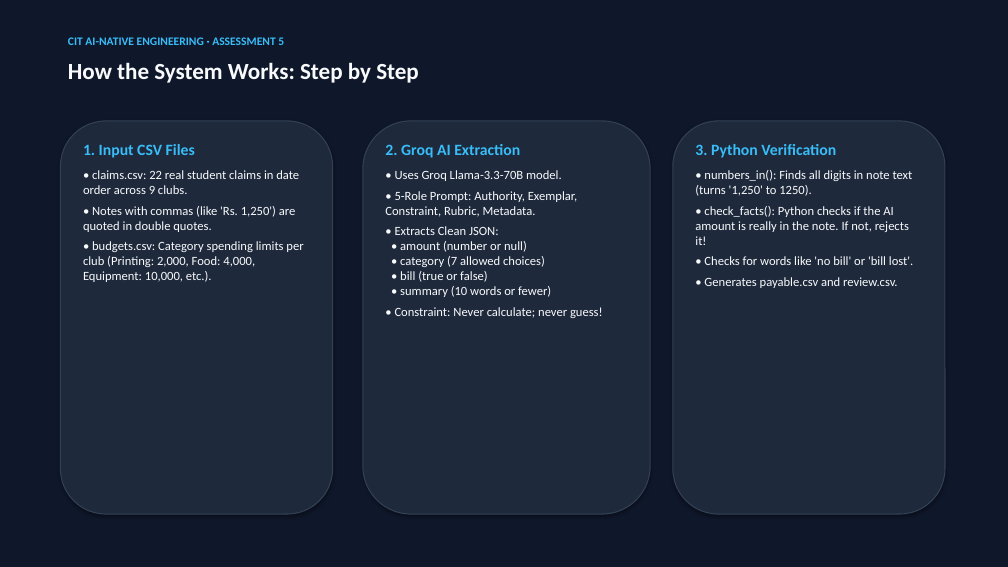
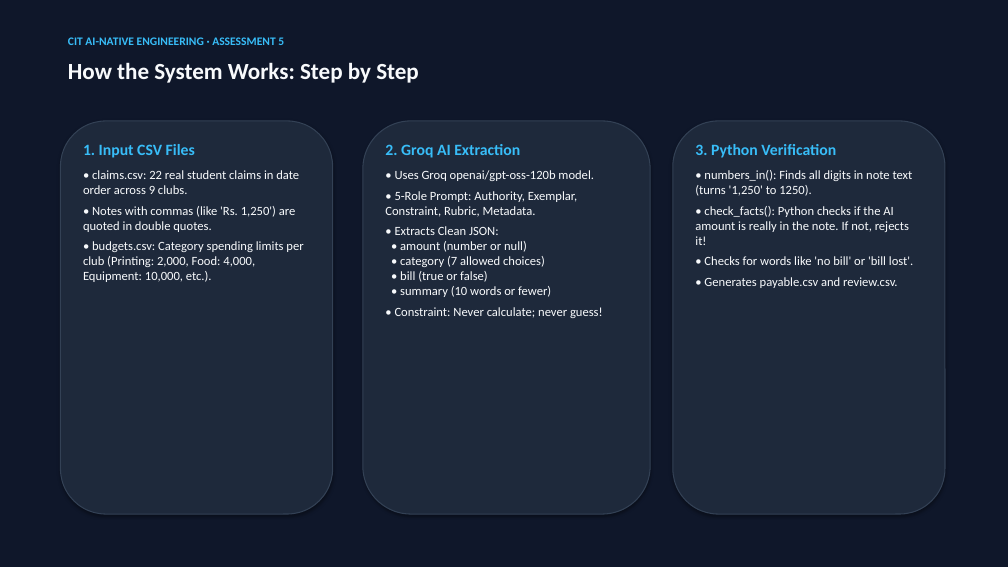
Before and after one commit to vjbhavadharani11-spec/club-expense-claim-checker, a slide deck: slide 3 of presentation.pptx. Drawn at 1008x567 pixels with LibreOffice and Linux fonts; fonts in the diff are those of the drawing. Boxes give left, top, right and bottom in pixels: in the first picture for what was removed or moved away, otherwise in the second. Text is boxed around its words. In the diff, an @@ line names an element or a change of style, - is before the commit and + after.

Commit message:
fix(model): Standardize on openai/gpt-oss-120b across all code, tests, docs, and presentation decks

```diff
--- a/presentation.pptx
+++ b/presentation.pptx
@@ text at [395, 170, 594, 181]: text changed @@
-• Uses Groq Llama-3.3-70B model.
+• Uses Groq openai/gpt-oss-120b model.
```
Also in this commit, not shown: 1 other slide changed, 6 other files.
